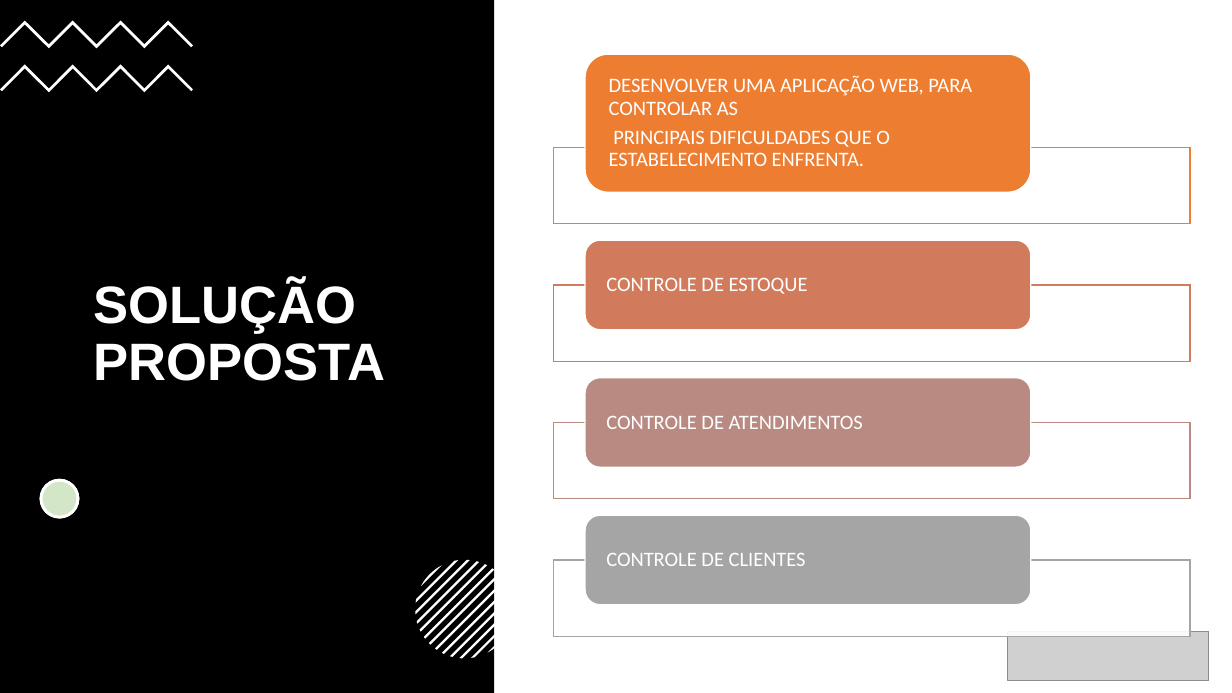
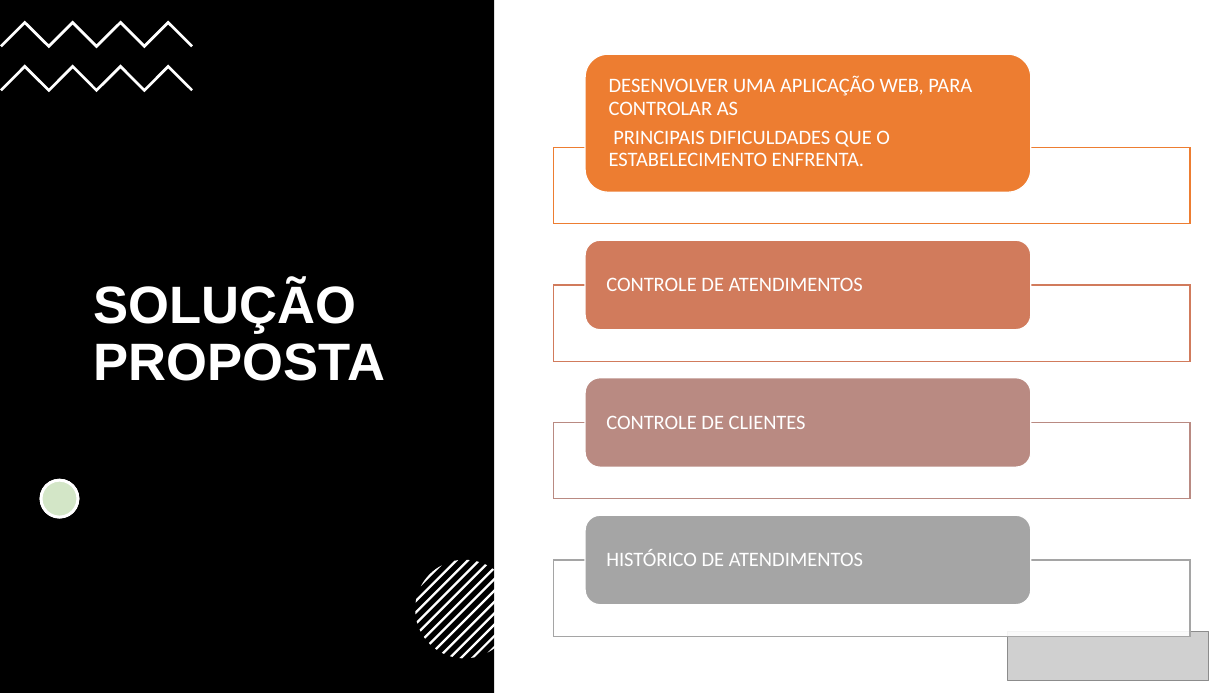
Before and after one commit to silviofilipe23/beautypro-docs, a slide deck: slide 9 of APRESENTAÇÃO - PROJETO INTEDISCIPLINAR E EXTENSIONISTA II.pptx (slide 8 before the commit). Drawn at 1232x693 pixels with LibreOffice and Linux fonts; fonts in the diff are those of the drawing; grey boxes stand for pictures. Boxes give left, top, right and bottom in pixels: in the first picture for what was removed or moved away, otherwise in the second. Text is boxed around its words. In the diff, an @@ line names an element or a change of style, - is before the commit and + after.

```diff
--- a/APRESENTAÇÃO - PROJETO INTEDISCIPLINAR E EXTENSIONISTA II.pptx
+++ b/APRESENTAÇÃO - PROJETO INTEDISCIPLINAR E EXTENSIONISTA II.pptx
@@ text "CONTROLE DE ATENDIMENTOS": place and size @@
-text "CONTROLE DE ATENDIMENTOS" at [606, 416, 863, 429]
+text "CONTROLE DE ATENDIMENTOS" at [606, 277, 863, 291]
@@ text removed at [606, 277, 808, 294] @@
-CONTROLE DE ESTOQUE
@@ text "CONTROLE DE CLIENTES": place and size @@
-text "CONTROLE DE CLIENTES" at [606, 553, 806, 566]
+text "CONTROLE DE CLIENTES" at [606, 416, 806, 429]
@@ text added at [606, 549, 863, 566], 16 pt, text #FFFFFF @@
+HISTÓRICO DE ATENDIMENTOS
```
Also in this commit, not shown: 3 slides added, 2 other files.
